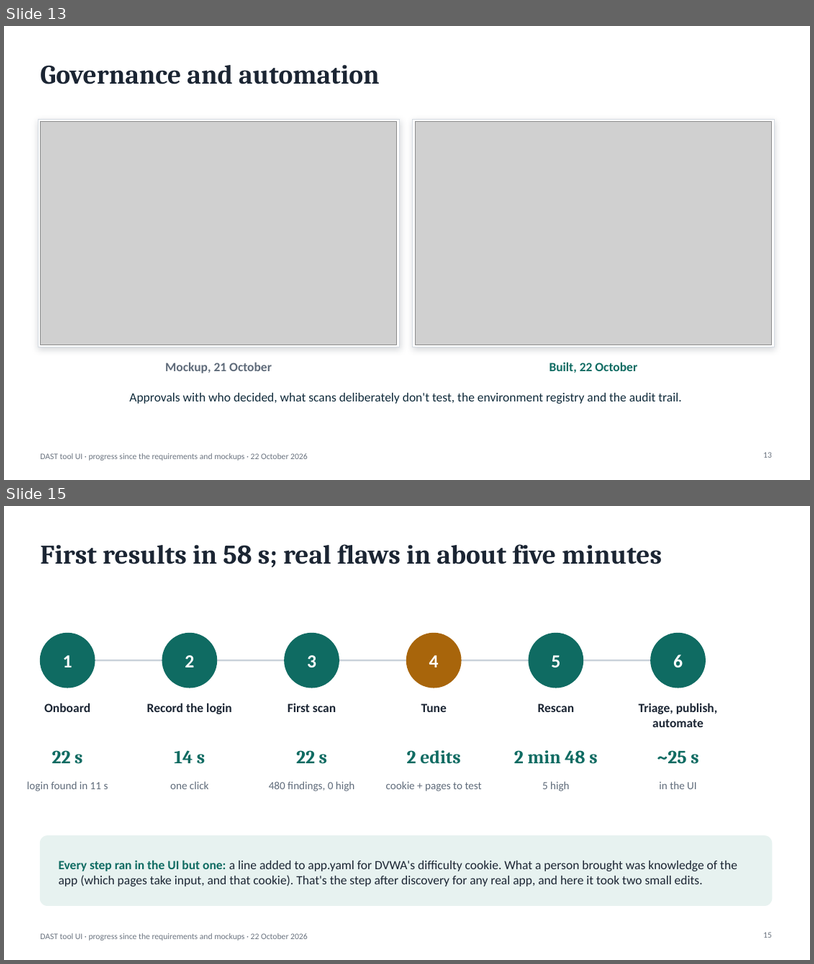
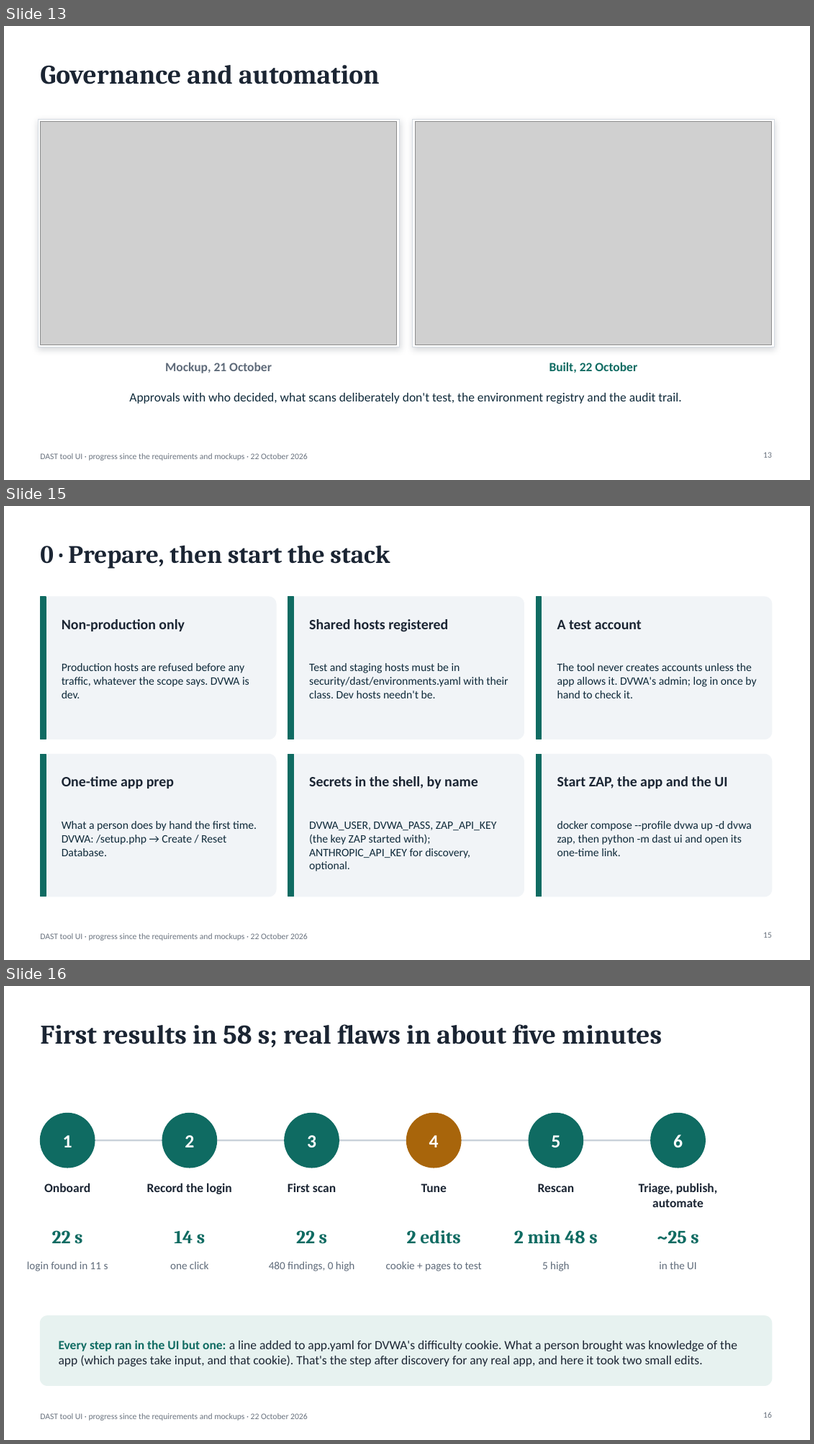
Before and after one commit to CodyYang2016/Dast-Scanning-Tool, a slide deck: docs/ui-docs/dast-ui-progress.pptx. Shown one above the other, each under a label of ours: slides 13 and 15 before the commit, slides 13, 15 and 16 after it; the slides between them are not shown. The pictures are 814x964 and 814x1444 pixels, drawn with LibreOffice and Linux fonts; fonts in the diff are those of the drawing; grey boxes stand for pictures. Boxes give left, top, right and bottom in pixels: in the first picture for what was removed or moved away, otherwise in the second. Text is boxed around its words. In the diff, an @@ line names an element or a change of style, - is before the commit and + after.

```diff
--- a/docs/ui-docs/dast-ui-progress.pptx
+++ b/docs/ui-docs/dast-ui-progress.pptx
@@ slide 15 added at (x1=4, y1=506, x2=810, y2=960), background #FFFFFF; not listed: 1 template element that a slide beside it also shows @@
@@ title added at (x1=40, y1=545, x2=390, y2=568), 30 pt, text #1B2533, bold @@
+0 · Prepare, then start the stack
@@ rounded rectangle added at (x1=40, y1=597, x2=276, y2=739), fill #F1F4F7, outline #F1F4F7 1 pt @@
@@ rectangle added at (x1=40, y1=597, x2=46, y2=739), fill #0F6B62, outline #0F6B62 1 pt @@
@@ rounded rectangle added at (x1=288, y1=597, x2=525, y2=739), fill #F1F4F7, outline #F1F4F7 1 pt @@
@@ rectangle added at (x1=288, y1=597, x2=293, y2=739), fill #0F6B62, outline #0F6B62 1 pt @@
@@ rounded rectangle added at (x1=536, y1=597, x2=772, y2=739), fill #F1F4F7, outline #F1F4F7 1 pt @@
@@ rectangle added at (x1=536, y1=597, x2=542, y2=739), fill #0F6B62, outline #0F6B62 1 pt @@
@@ text added at (x1=62, y1=619, x2=185, y2=631), 17 pt, text #1B2533, bold @@
+Non-production only
@@ text added at (x1=309, y1=619, x2=448, y2=632), 17 pt, text #1B2533, bold @@
+Shared hosts registered
@@ text added at (x1=558, y1=620, x2=642, y2=629), 17 pt, text #1B2533, bold @@
+A test account
@@ text added at (x1=62, y1=663, x2=250, y2=698), 13.5 pt, text #0F2A3A @@
+Production hosts are refused before any traffic, whatever the scope says. DVWA is dev.
@@ text added at (x1=309, y1=663, x2=508, y2=698), 13.5 pt, text #0F2A3A @@
+Test and staging hosts must be in security/dast/environments.yaml with their class. Dev hosts needn't be.
@@ text added at (x1=558, y1=663, x2=756, y2=698), 13.5 pt, text #0F2A3A @@
+The tool never creates accounts unless the app allows it. DVWA's admin; log in once by hand to check it.
@@ rounded rectangle added at (x1=40, y1=754, x2=276, y2=896), fill #F1F4F7, outline #F1F4F7 1 pt @@
@@ rectangle added at (x1=40, y1=754, x2=46, y2=896), fill #0F6B62, outline #0F6B62 1 pt @@
@@ rounded rectangle added at (x1=288, y1=754, x2=525, y2=896), fill #F1F4F7, outline #F1F4F7 1 pt @@
@@ rectangle added at (x1=288, y1=754, x2=293, y2=896), fill #0F6B62, outline #0F6B62 1 pt @@
@@ rounded rectangle added at (x1=536, y1=754, x2=772, y2=896), fill #F1F4F7, outline #F1F4F7 1 pt @@
@@ rectangle added at (x1=536, y1=754, x2=542, y2=896), fill #0F6B62, outline #0F6B62 1 pt @@
@@ text added at (x1=62, y1=776, x2=174, y2=788), 17 pt, text #1B2533, bold @@
+One-time app prep
@@ text added at (x1=309, y1=776, x2=478, y2=788), 17 pt, text #1B2533, bold @@
+Secrets in the shell, by name
@@ text added at (x1=558, y1=776, x2=728, y2=788), 17 pt, text #1B2533, bold @@
+Start ZAP, the app and the UI
@@ text added at (x1=62, y1=821, x2=257, y2=856), 13.5 pt, text #0F2A3A @@
+What a person does by hand the first time. DVWA: /setup.php → Create / Reset Database.
@@ text added at (x1=309, y1=821, x2=497, y2=871), 13.5 pt, text #0F2A3A @@
+DVWA_USER, DVWA_PASS, ZAP_API_KEY (the key ZAP started with); ANTHROPIC_API_KEY for discovery, optional.
@@ text added at (x1=558, y1=821, x2=752, y2=856), 13.5 pt, text #0F2A3A @@
+docker compose --profile dvwa up -d dvwa zap, then python -m dast ui and open its one-time link.
@@ page number added at (x1=764, y1=932, x2=772, y2=937), 10 pt, text #6B7480 @@
+15
@@ what was slide 15 is now slide 16 @@
@@ page number at (x1=764, y1=1412, x2=772, y2=1417): text changed @@
-15
+16
```
Also in this commit, not shown: 1 slide changed, 1 other slide added.
